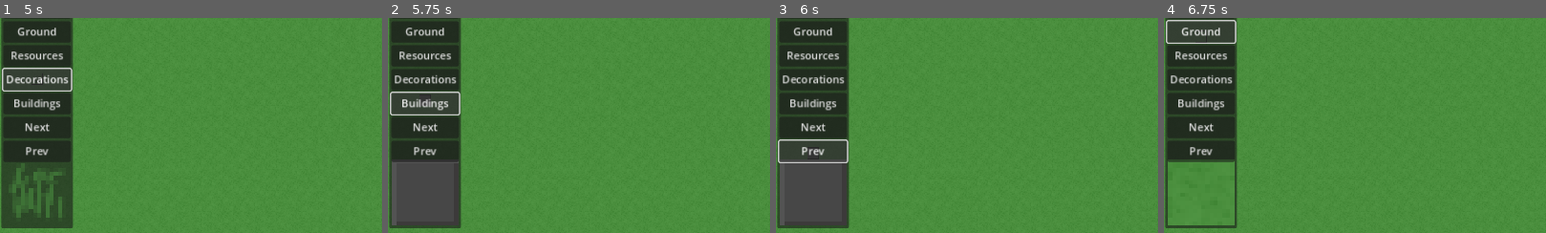
Above: before the commit, frames 1-4 (left to right).
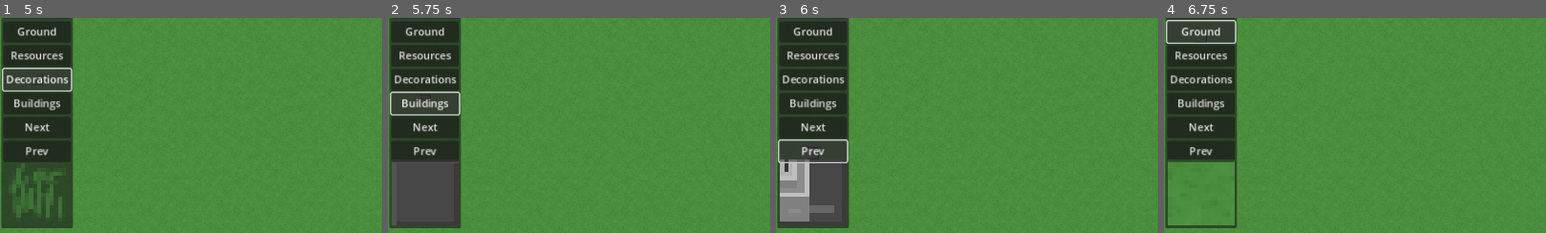
Above: after the commit, the same moments.

Repository: wssuomi/pirate-jam-14
Game: Godot game, scene res://scenes/main_menu.tscn
Two runs of this game, one before a commit and one after it. Both use one fixed random seed, a clock stepped at 60 frames per second and the inputs below.
Inputs:
- Up to frame 1 (5 s): click "Editor" at 0.5 s; click "Next" at 1.25 s; click "Next" at 2 s; click "Ground" at 2.75 s; click "Resources" at 3.5 s; click "Decorations" at 4.25 s
- Up to frame 2 (5.75 s): click "Buildings" at 5 s
- Up to frame 3 (6 s): click "Prev" at 5.75 s
- Up to frame 4 (6.75 s): click "Ground" at 6.5 s
The pictures show only the part of the screen within x 0-50%, y 17-67%; the shares and areas given below are measured in that part.

Frames 1-2 are identical in both runs. In frame 3, 2.4% of the frame differs, in the area x 1-16%, y 65-97%; in frame 4, nothing differs.

Commit message:
added factory tiles to level editor

Diff:
--- a/levels/map.csv
+++ b/levels/map.csv
@@ -1,4 +1,4 @@
 0,0,2,0;1,0,0,0;2,0,0,0;3,0,1,0;4,0,3,0;5,0,3,0;6,0,1,0;7,0,0,0;8,0,1,0;9,0,1,0;10,0,0,0;11,0,1,0;12,0,3,0;13,0,0,0;14, …(168328 unchanged characters)…
 
 5,4,4,2;9,4,4,2;11,4,4,2;13,4,4,2;5,5,4,2;9,5,4,2;13,5,4,2;17,5,4,2;20,5,4,2;5,6,4,2;9,6,4,2;11,6,4,2;13,6,4,2;17,6,4,2 …(625 unchanged characters)…
-3,2,0,4;4,2,0,4;5,2,0,4;6,2,0,4;7,2,0,4;8,2,0,4;9,2,0,4;10,2 …(441 unchanged characters)… ;20,12,0,4;21,12,0,4;22,12,0,4;23,12,0,4
+3,2,0,4;4,2,0,4;5,2,0,4;6,2,0,4;7,2,0,4;8,2,0,4;9,2,0,4;10,2 …(441 unchanged characters)… ;20,12,0,4;21,12,0,4;22,12,0,4;23,12,0,4;14,15,0,7;15,15,1,7;14,16,0,8;15,16,1,8
--- a/scenes/editor.tscn
+++ b/scenes/editor.tscn
@@ -52,6 +52,14 @@
 4:3/0 = 0
 5:3/0 = 0
 0:4/0 = 0
+0:5/0 = 0
+1:5/0 = 0
+1:6/0 = 0
+0:6/0 = 0
+0:7/0 = 0
+1:7/0 = 0
+1:8/0 = 0
+0:8/0 = 0
 
 [sub_resource type="TileSet" id="TileSet_116sg"]
 sources/0 = SubResource("TileSetAtlasSource_cdnmy")
--- a/scripts/editor.gd
+++ b/scripts/editor.gd
@@ -30,7 +30,7 @@
 	Vector2i(4,0),Vector2i(4,1),Vector2i(5,1),
 	Vector2i(6,1),Vector2i(4,3),Vector2i(5,3)
 	]
-var building_tiles: Array[Vector2i] = [Vector2i(0,4)]
+var building_tiles: Array[Vector2i] = [Vector2i(0,4),Vector2i(0,7),Vector2i(1,7),Vector2i(0,8),Vector2i(1,8)]
 var selected_tiles: Array[Vector2i] = ground_tiles
 
 func _on_quit_pressed():
